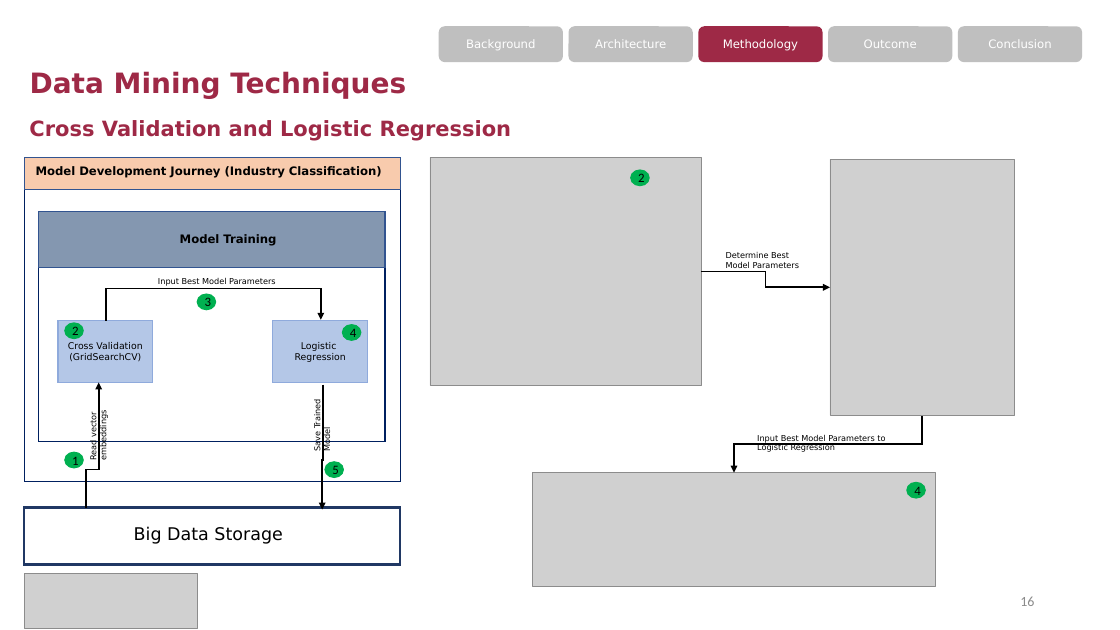
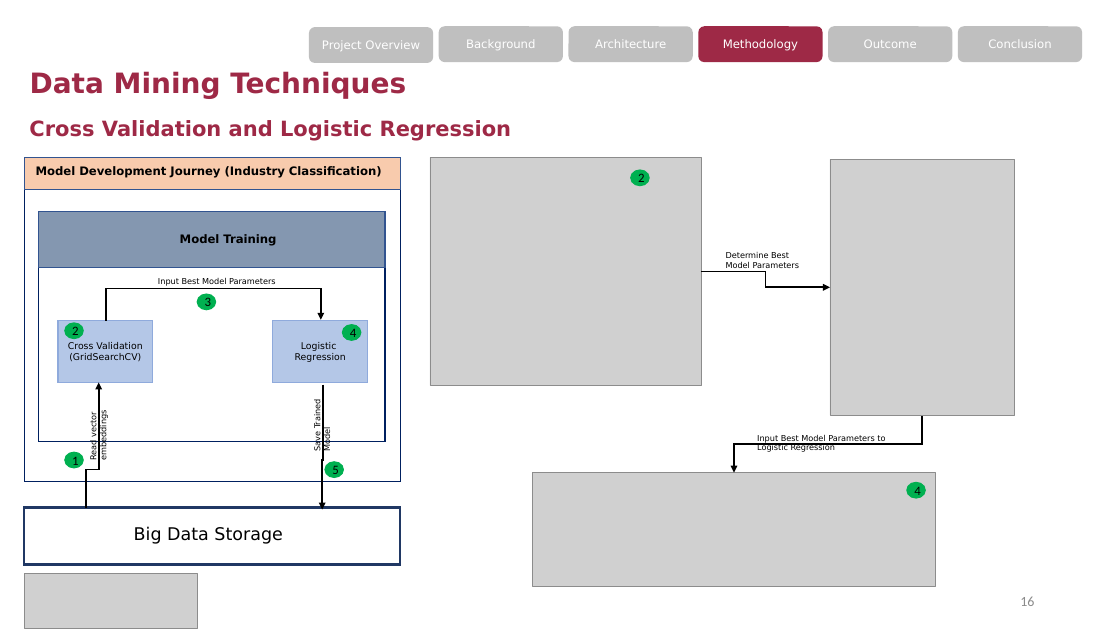
Before and after one commit to zqw86713/MSCA_31008_0N01_Winter_2023_Data_Mining_Principles, a slide deck: slide 16 of Final_project/MScA_31008_Final_Project_Presentation - Pitchbook Industry Classification.pptx. Drawn at 1120x630 pixels with LibreOffice and Linux fonts; fonts in the diff are those of the drawing; grey boxes stand for pictures. Boxes give left, top, right and bottom in pixels: in the first picture for what was removed or moved away, otherwise in the second. Text is boxed around its words. In the diff, an @@ line names an element or a change of style, - is before the commit and + after.

```diff
--- a/Final_project/MScA_31008_Final_Project_Presentation - Pitchbook Industry Classification.pptx
+++ b/Final_project/MScA_31008_Final_Project_Presentation - Pitchbook Industry Classification.pptx
@@ rounded rectangle added at (309,27,434,63), fill #BFBFBF, 10 pt, text #FFFFFF @@
+Project Overview
```
Also in this commit, not shown: 15 other slides changed, 2 slides added, 2 slides removed.
